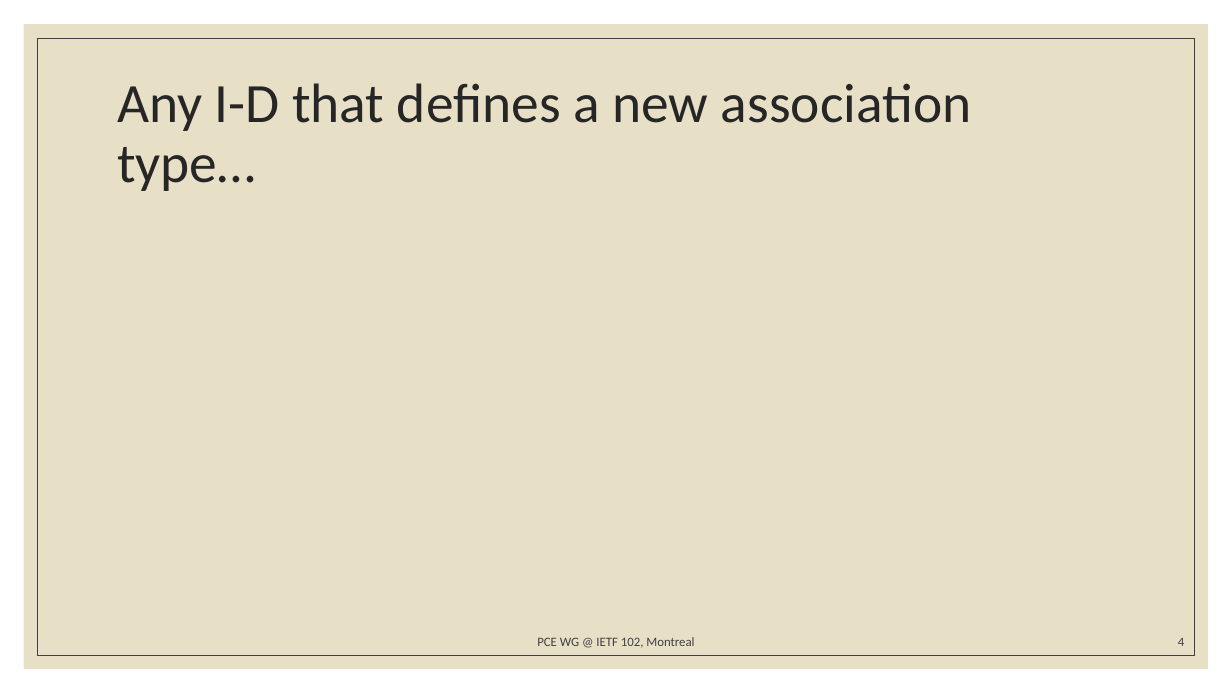
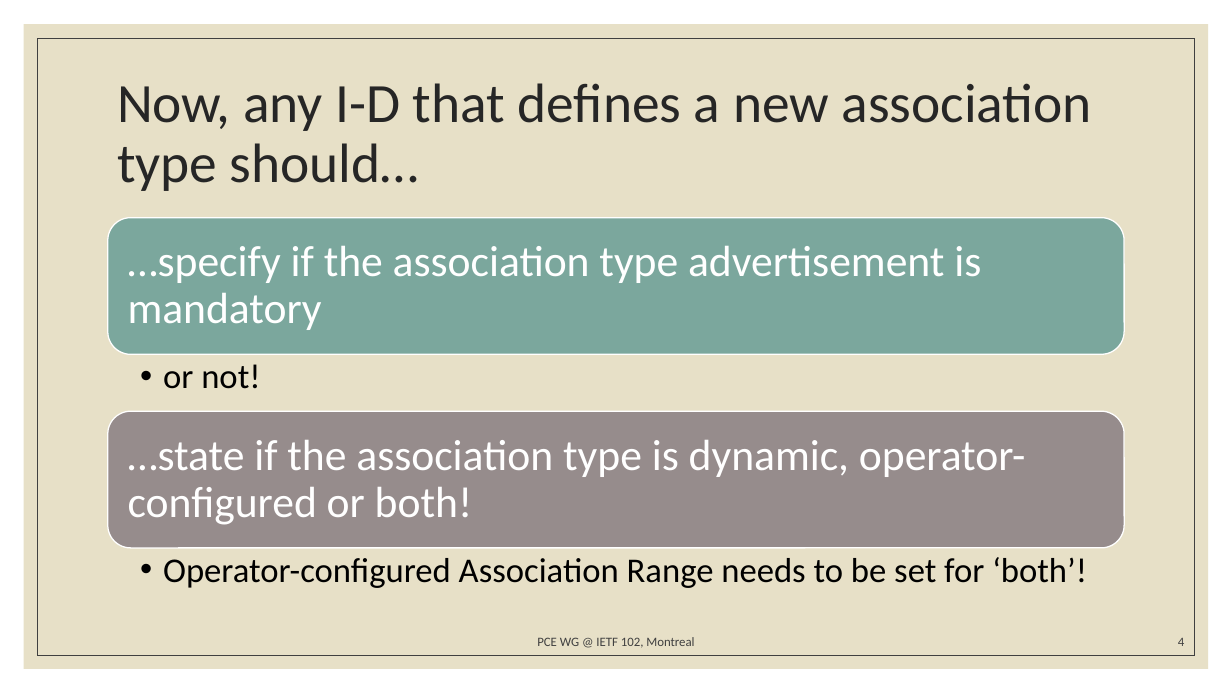
Before and after one commit to dhruvdhody-huawei/102, a slide deck: slide 4 of IETF 102 PCE WG Association GROUP.pptx. Drawn at 1232x693 pixels with LibreOffice and Linux fonts; fonts in the diff are those of the drawing. Boxes give left, top, right and bottom in pixels: in the first picture for what was removed or moved away, otherwise in the second. Text is boxed around its words. In the diff, an @@ line names an element or a change of style, - is before the commit and + after.

```diff
--- a/IETF 102 PCE WG Association GROUP.pptx
+++ b/IETF 102 PCE WG Association GROUP.pptx
@@ title at (117,83,1092,191): text changed @@
-Any I-D that defines a new association type…
+Now, any I-D that defines a new association type should…
@@ group added at (108,218,1125,588): 4 texts, 2 rounded rectangles @@
+…specify if the association type advertisement is mandatory
+  •• or not!
+…state if the association type is dynamic, operator-configured or both!
+  •• Operator-configured Association Range needs to be set for ‘both’!
```
Also in this commit, not shown: 5 other slides changed, 1 slide added.
